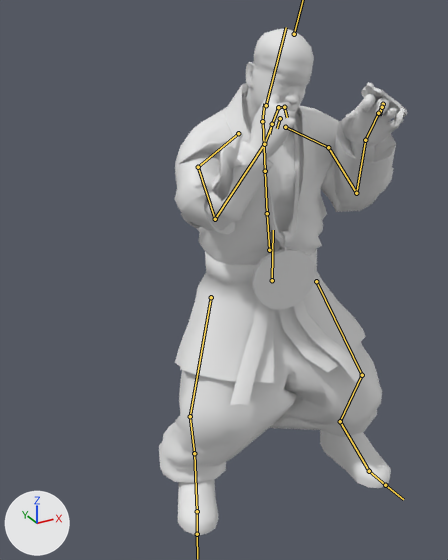
What one commit did to the FBX model bruh/Assets/Characters/GFK/animations/Walking (1).fbx.
One viewpoint serves both versions: a 50 mm camera at (-0.86, -2.31, 1.81) aimed at (0.22, -0.35, 0.83). Every picture has the same lights, and +X, +Y and +Z are marked at lower left. Both versions are drawn at frame 31 of the action 'mixamo.com'; the numbers are the values there. The bones that bend it are drawn over the model as lines.

Names of what the first picture shows: 'gfk'.
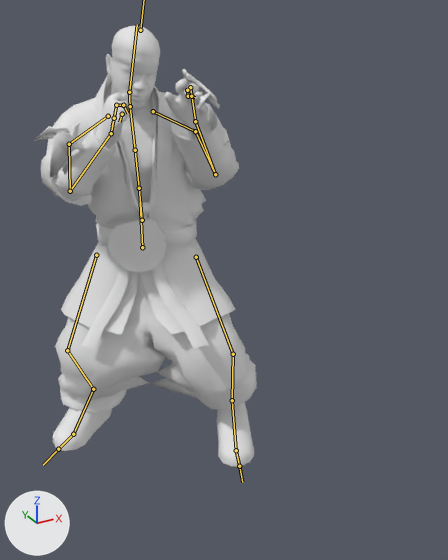
Edits to the scene script, one JSON object a line:
```json
{"block": "bone_mixamorig_hips", "where": "bone_mixamorig_hips = bpy.data.objects['Armature'].pose.bones['mixamorig:Hips']"}
{"op": "set", "path": "bone_mixamorig_hips.location", "old": "(27.5, -36.3, -103.2)", "new": "(-0.6, -89.8, -103.2)"}
{"op": "set", "path": "bone_mixamorig_hips.rotation_quaternion", "old": "(0.695, -0.714, -0.063, 0.065)", "new": "(0.669, -0.688, -0.199, 0.196)", "note": "degrees (-92, 0, 10) -> degrees (-92, 0, 32)"}
{"block": "bone_mixamorig_spine", "where": "bone_mixamorig_spine = bpy.data.objects['Armature'].pose.bones['mixamorig:Spine']  # child of 'mixamorig:Hips'"}
{"op": "set", "path": "bone_mixamorig_spine.rotation_quaternion", "old": "(0.999, 0.043, 0.004, 0.012)", "new": "(0.989, 0.045, 0.134, 0.042)", "note": "degrees (5, 0, 1) -> degrees (6, 15, 6)"}
{"block": "bone_mixamorig_leftarm", "where": "bone_mixamorig_leftarm = bpy.data.objects['Armature'].pose.bones['mixamorig:LeftArm']  # child of 'mixamorig:LeftShoulder'"}
{"op": "set", "path": "bone_mixamorig_leftarm.rotation_quaternion", "old": "(0.848, 0.421, -0.318, 0.045)", "new": "(0.834, 0.47, -0.259, 0.131)", "note": "degrees (57, -35, -14) -> degrees (59, -34, -2)"}
{"block": "bone_mixamorig_leftforearm", "where": "bone_mixamorig_leftforearm = bpy.data.objects['Armature'].pose.bones['mixamorig:LeftForeArm']  # child of 'mixamorig:LeftArm'"}
{"op": "set", "path": "bone_mixamorig_leftforearm.rotation_quaternion", "old": "(0.469, 0.248, -0.045, 0.847)", "new": "(0.46, 0.249, -0.045, 0.851)", "note": "degrees (10, -28, 120) -> degrees (10, -28, 121)"}
{"block": "bone_mixamorig_rightarm", "where": "bone_mixamorig_rightarm = bpy.data.objects['Armature'].pose.bones['mixamorig:RightArm']  # child of 'mixamorig:RightShoulder'"}
{"op": "set", "path": "bone_mixamorig_rightarm.rotation_quaternion", "old": "(0.815, 0.475, 0.132, -0.305)", "new": "(0.847, 0.46, 0.123, -0.235)", "note": "degrees (53, 30, -26) -> degrees (53, 25, -18)"}
{"block": "bone_mixamorig_leftupleg", "where": "bone_mixamorig_leftupleg = bpy.data.objects['Armature'].pose.bones['mixamorig:LeftUpLeg']  # child of 'mixamorig:Hips'"}
{"op": "set", "path": "bone_mixamorig_leftupleg.rotation_quaternion", "old": "(0.955, 0.181, -0.149, 0.179)", "new": "(0.953, 0.209, -0.15, 0.162)", "note": "degrees (18, -21, 18) -> degrees (22, -21, 15)"}
{"block": "bone_mixamorig_leftleg", "where": "bone_mixamorig_leftleg = bpy.data.objects['Armature'].pose.bones['mixamorig:LeftLeg']  # child of 'mixamorig:LeftUpLeg'"}
{"op": "set", "path": "bone_mixamorig_leftleg.rotation_quaternion", "old": "(0.927, -0.375, 0.029, 0.003)", "new": "(0.918, -0.394, 0.039, 0.001)", "note": "degrees (-44, 3, -1) -> degrees (-47, 4, -2)"}
{"block": "bone_mixamorig_leftfoot", "where": "bone_mixamorig_leftfoot = bpy.data.objects['Armature'].pose.bones['mixamorig:LeftFoot']  # child of 'mixamorig:LeftLeg'"}
{"op": "set", "path": "bone_mixamorig_leftfoot.rotation_quaternion", "old": "(0.972, 0.128, -0.154, -0.124)", "new": "(0.977, 0.124, -0.12, -0.129)", "note": "degrees (17, -16, -17) -> degrees (16, -12, -17)"}
{"block": "bone_mixamorig_rightupleg", "where": "bone_mixamorig_rightupleg = bpy.data.objects['Armature'].pose.bones['mixamorig:RightUpLeg']  # child of 'mixamorig:Hips'"}
{"op": "set", "path": "bone_mixamorig_rightupleg.rotation_quaternion", "old": "(0.969, 0.189, 0.091, -0.128)", "new": "(0.971, 0.169, 0.089, -0.143)", "note": "degrees (21, 13, -13) -> degrees (18, 13, -15)"}
{"block": "bone_mixamorig_rightleg", "where": "bone_mixamorig_rightleg = bpy.data.objects['Armature'].pose.bones['mixamorig:RightLeg']  # child of 'mixamorig:RightUpLeg'"}
{"op": "set", "path": "bone_mixamorig_rightleg.rotation_quaternion", "old": "(0.911, -0.408, 0.058, 0.019)", "new": "(0.914, -0.395, 0.09, 0.009)", "note": "degrees (-48, 7, -1) -> degrees (-47, 10, -3)"}
{"block": "bone_mixamorig_rightfoot", "where": "bone_mixamorig_rightfoot = bpy.data.objects['Armature'].pose.bones['mixamorig:RightFoot']  # child of 'mixamorig:RightLeg'"}
{"op": "set", "path": "bone_mixamorig_rightfoot.rotation_quaternion", "old": "(0.974, 0.18, 0.095, 0.103)", "new": "(0.969, 0.178, 0.123, 0.12)", "note": "degrees (22, 9, 14) -> degrees (22, 11, 16)"}
```

Location of each change, [x1, y1, x2, y2] in pixels of the pictures (448 x 560 px):
```json
{"object": "gfk", "change": "posed", "before": [159, 29, 407, 535], "after": [33, 26, 257, 467], "on screen": "10% narrower, 13% shorter"}
{"bone": "mixamorig:Hips", "before": "(272, 280) to (273, 230)", "after": "(142, 247) to (140, 202)"}
{"bone": "mixamorig:Spine", "before": "(269, 250) to (267, 213)", "after": "(142, 220) to (139, 188)"}
{"bone": "mixamorig:LeftArm", "before": "(328, 147) to (356, 193)", "after": "(195, 131) to (215, 174)"}
{"bone": "mixamorig:LeftForeArm", "before": "(356, 193) to (365, 140)", "after": "(215, 174) to (195, 121)"}
{"bone": "mixamorig:RightArm", "before": "(198, 167) to (215, 219)", "after": "(69, 144) to (70, 191)"}
{"bone": "mixamorig:LeftUpLeg", "before": "(316, 281) to (362, 375)", "after": "(196, 257) to (233, 354)"}
{"bone": "mixamorig:LeftLeg", "before": "(362, 375) to (340, 421)", "after": "(233, 354) to (232, 400)"}
{"bone": "mixamorig:LeftFoot", "before": "(340, 421) to (369, 471)", "after": "(232, 400) to (236, 450)"}
{"bone": "mixamorig:RightUpLeg", "before": "(211, 297) to (190, 416)", "after": "(96, 255) to (67, 350)"}
{"bone": "mixamorig:RightLeg", "before": "(190, 416) to (194, 453)", "after": "(67, 350) to (93, 389)"}
{"bone": "mixamorig:RightFoot", "before": "(194, 453) to (197, 511)", "after": "(93, 389) to (73, 434)"}
```
